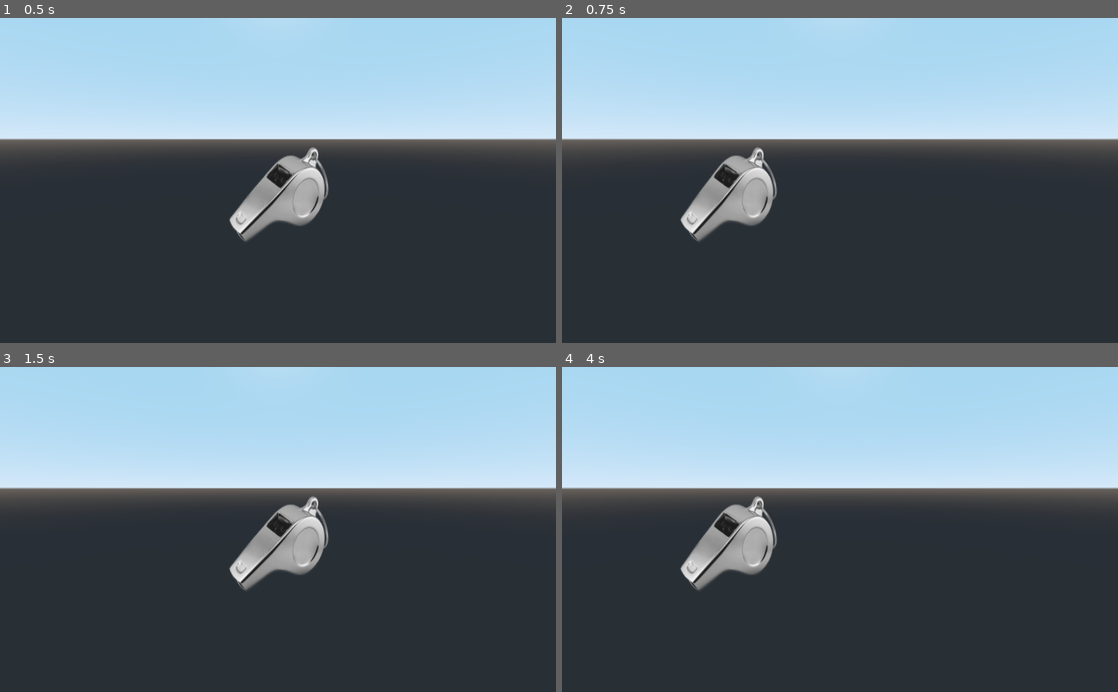
Above: before the commit, frames 1-4 (two rows, left to right).
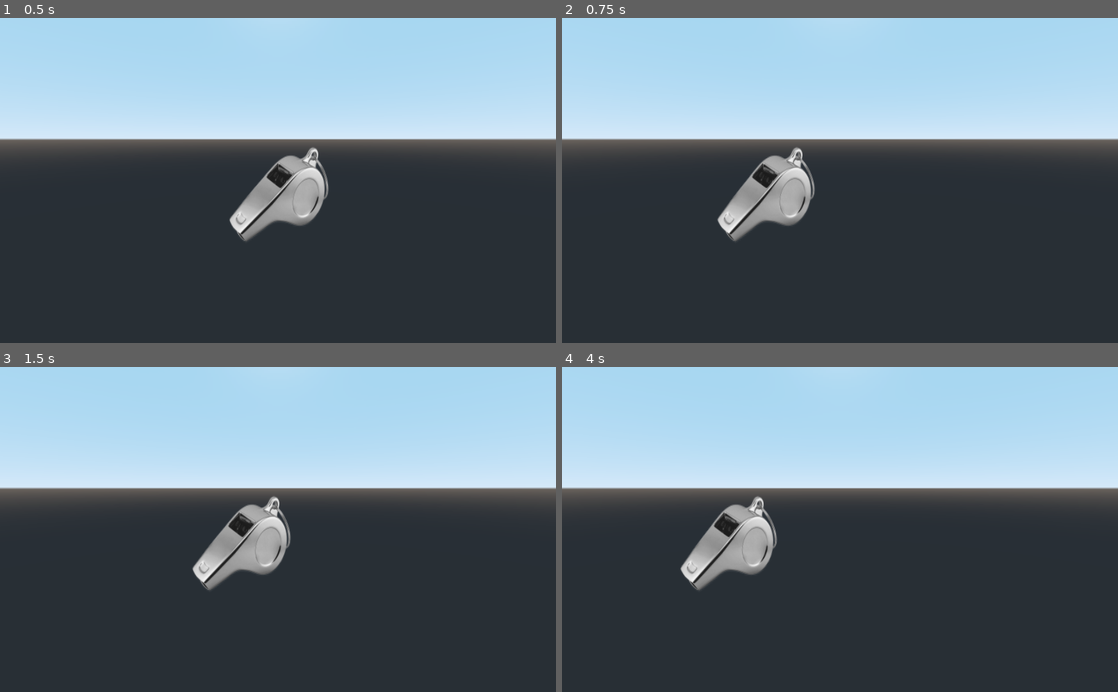
Above: after the commit, the same moments.

Repository: RafaelKuhn/globin
Game: Godot game, scene res://Game.tscn
The game is run twice, just before and just after one commit, with the same random seed, the same clock (stepped at 60 frames per second) and the same inputs.
Inputs:
- Up to frame 1 (0.5 s): no input
- Up to frame 2 (0.75 s): tap Enter at 0.5 s; tap A (A_key) at 0.6 s
- Up to frame 3 (1.5 s): tap Space at 1.25 s; tap D (D_key) at 1.35 s
- Up to frame 4 (4 s): tap Enter at 2, 3.5 s; tap S (S_key) at 2.1 s; tap Space at 2.75 s; tap W (W_key) at 2.85 s; tap A (A_key) at 3.6 s

Frame 1 is identical in both runs. In frame 2, 3.8% of the frame differs, in the area x 21-46%, y 39-69%; in frame 3, 3.8%, in the area x 34-60%, y 39-69%; in frame 4, nothing differs.

Commit message:
update: horizontal position now changes smoothly

Diff:
--- a/player/player.gd
+++ b/player/player.gd
@@ -6,17 +6,20 @@
 var vertical_state = VerticalStates.DEFAULT
 var horizontal_state = HorizontalState.RUNNING
 
+export var lane_switch_delay := 0.2
+
 var lane: int
+var previous_lane: int
 
-
-export var lane_switch_delay := 0.2
+var anim_progress := 0.0
 
 
 func _ready():
+	previous_lane = 2
 	lane = 2
 	translation.x = lane
 
-func _process(_delta):
+func _process(delta: float):
 	if Input.is_action_just_pressed("W_key"):
 		try_jumping()
 
@@ -29,7 +32,9 @@
 	if Input.is_action_just_pressed("A_key"):
 		try_switching_left()
 
+	update_animation(delta)
 
+# vertical:
 func try_jumping():
 	if vertical_state != VerticalStates.DEFAULT:
 		return
@@ -49,6 +54,7 @@
 	print("time out vertical")
 
 
+# horizontal:
 func try_switching_right():
 	if horizontal_state != HorizontalState.RUNNING:
 		return
@@ -71,11 +77,24 @@
 
 func _on_LaneTimer_timeout():
 	horizontal_state = HorizontalState.RUNNING
+	print("animation progress: %f " % anim_progress)
 
 func switch_right():
+	previous_lane = lane
 	lane = lane + 1
-	translation.x = lane
+	anim_progress = 0.0
+	print("animation progress: %f " % anim_progress)
 
 func switch_left():
+	previous_lane = lane
 	lane = lane - 1
-	translation.x = lane
+	anim_progress = 0.0
+	print("animation progress: %f " % anim_progress)
+
+
+func update_animation(delta: float):
+	if horizontal_state != HorizontalState.SWITCHIG:
+		return
+
+	anim_progress += delta * 1/lane_switch_delay
+	translation.x = lerp(previous_lane, lane, anim_progress)
--- a/player/player.tscn
+++ b/player/player.tscn
@@ -34,6 +34,7 @@
 one_shot = true
 
 [node name="LaneTimer" type="Timer" parent="."]
+one_shot = true
 
 [connection signal="timeout" from="JumpTimer" to="." method="_on_JumpTimer_timeout"]
 [connection signal="timeout" from="LaneTimer" to="." method="_on_LaneTimer_timeout"]
